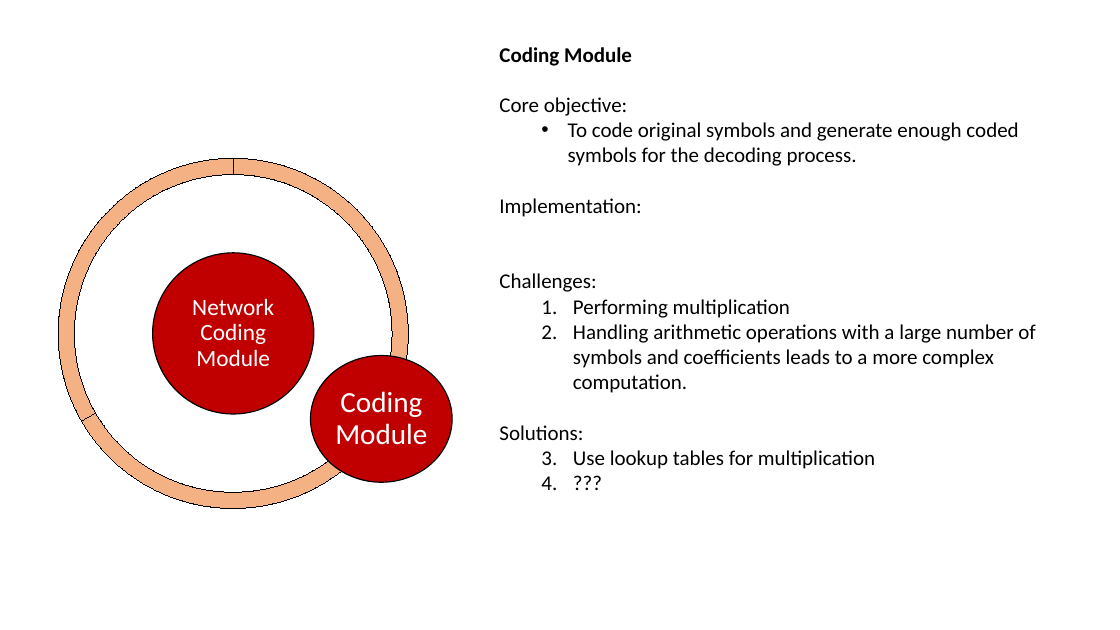
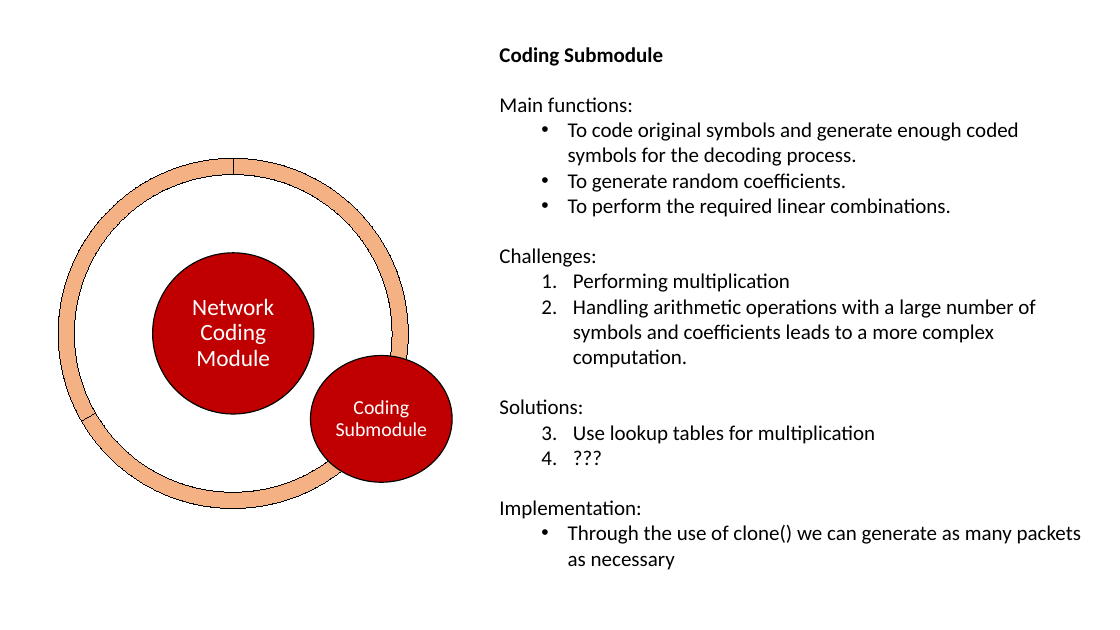
Before and after one commit to netx-ulx/NC, a slide deck: slide 5 of Docs/Design of a RLNC implementation on the switch.pptx. Drawn at 1120x630 pixels with LibreOffice and Linux fonts; fonts in the diff are those of the drawing. Boxes give left, top, right and bottom in pixels: in the first picture for what was removed or moved away, otherwise in the second. Text is boxed around its words. In the diff, an @@ line names an element or a change of style, - is before the commit and + after.

```diff
--- a/Docs/Design of a RLNC implementation on the switch.pptx
+++ b/Docs/Design of a RLNC implementation on the switch.pptx
@@ text at (499,47,663,112): text changed; bold on @@
-Coding Module
-Core objective:
+Coding Submodule
+Main functions:
@@ text at (568,173,951,217): text changed @@
-Implementation:
+  • To generate random coefficients.
+  • To perform the required linear combinations.
@@ text at (336,400,428,436): text changed; size 25 to 17 pt @@
-Coding Module
+Coding Submodule
@@ text at (499,500,1081,570): paragraphs added @@
+Implementation:
+  • Through the use of clone() we can generate as many packets as necessary
```
Also in this commit, not shown: 2 other slides changed, 3 slides added.
